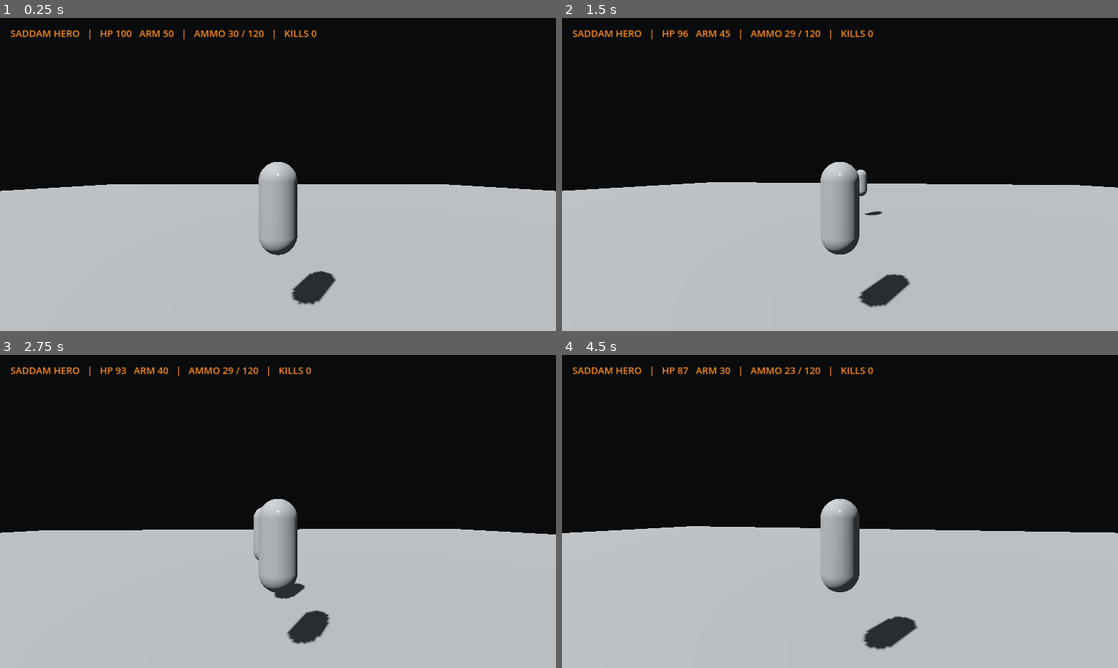
Above: before the commit, frames 1-4 (two rows, left to right).
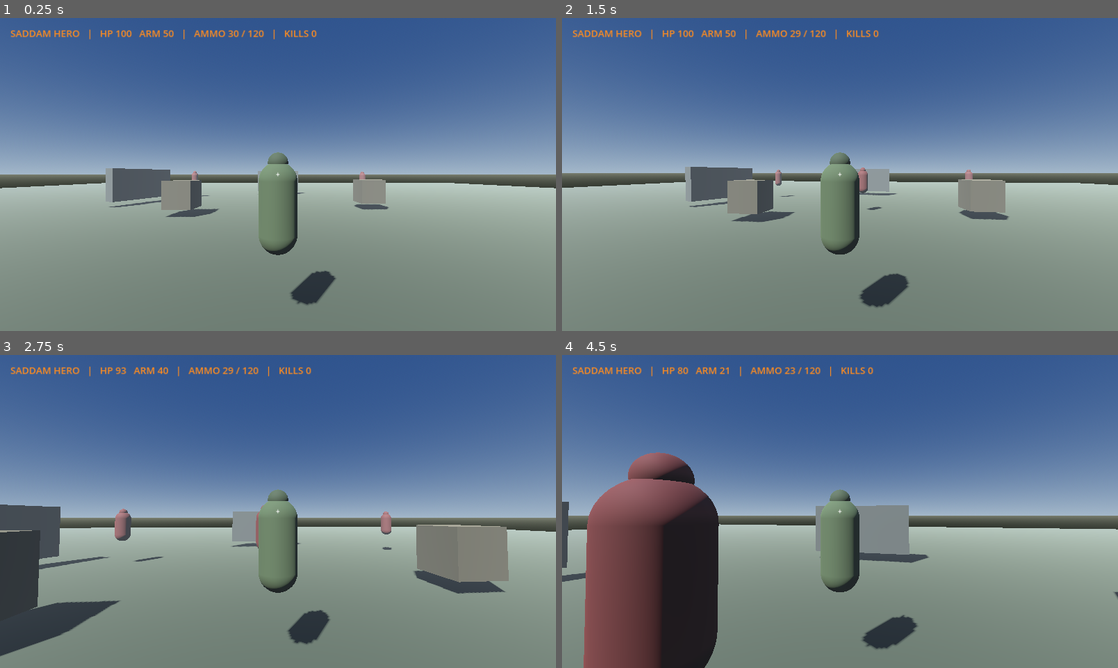
Above: after the commit, the same moments.

Repository: zsdam842-cpu/SADDAM-HERO
Game: Godot game, scene res://scenes/main.tscn
Same seed, same stepped clock (60 frames per second), same inputs: the game is played once before the commit and once after it.
Inputs (mouse positions are in pixels of both pictures, inside the frame that each line leads up to):
- Up to frame 1 (0.25 s): no input
- Up to frame 2 (1.5 s): tap Enter at 0.5 s; move the mouse to (867, 174) at 0.52 s; hold C (crouch) 0.53-1.28 s; hold W (move_forward) from 0.53 s (still down); tap Space (jump) at 0.77 s; move the mouse to (812, 174) at 1.27 s; click (812, 174) at 1.35 s
- Up to frame 3 (2.75 s): keep holding W (move_forward); tap Space (jump) at 1.52 s; move the mouse to (289, 505) at 2.02 s; hold Shift (sprint) from 2.03 s (still down)
- Up to frame 4 (4.5 s): keep holding W (move_forward); move the mouse to (834, 517) at 2.77 s; release Shift (sprint) at 2.78 s; tap C (crouch) at 2.85 s; tap Space (jump) at 3.02, 3.77 s; move the mouse to (878, 514) at 3.52 s; press the mouse at (878, 514) at 3.53 s; move the mouse to (795, 508) at 4.27 s; release the mouse at (795, 508) at 4.28 s; tap Shift (sprint) at 4.35 s

The runs differ from the first frame. In frame 1, 97% of the frame differs, in the area x 0-100%, y 0-100%; in frame 2, 97%; in frame 3, 98%; in frame 4, 97%.

Commit message:
Improve visuals: procedural sky, materials, cover props, weapon model, three enemies

Diff:
--- a/scenes/enemy.tscn
+++ b/scenes/enemy.tscn
@@ -11,6 +11,14 @@
 radius = 0.4
 height = 1.8
 
+[sub_resource type="StandardMaterial3D" id="Mat_enemy"]
+albedo_color = Color(0.42, 0.16, 0.14, 1)
+roughness = 0.8
+
+[sub_resource type="SphereMesh" id="Mesh_enemy_head"]
+radius = 0.21
+height = 0.42
+
 [node name="Enemy" type="CharacterBody3D" groups=["enemies"]]
 script = ExtResource("1")
 
@@ -20,6 +28,12 @@
 [node name="Body" type="MeshInstance3D" parent="."]
 position = Vector3(0, 0.9, 0)
 mesh = SubResource("CapsuleMesh_enemy")
+material_override = SubResource("Mat_enemy")
+
+[node name="Head" type="MeshInstance3D" parent="."]
+position = Vector3(0, 1.78, 0)
+mesh = SubResource("Mesh_enemy_head")
+material_override = SubResource("Mat_enemy")
 
 [node name="Health" type="Node" parent="."]
 script = ExtResource("2")
--- a/scenes/main.tscn
+++ b/scenes/main.tscn
@@ -6,10 +6,34 @@
 [ext_resource type="PackedScene" path="res://scenes/hud.tscn" id="4"]
 
 [sub_resource type="PlaneMesh" id="PlaneMesh_ground"]
-size = Vector2(100, 100)
+size = Vector2(120, 120)
+
+[sub_resource type="StandardMaterial3D" id="Mat_ground"]
+albedo_color = Color(0.26, 0.29, 0.21, 1)
+roughness = 0.95
 
 [sub_resource type="BoxShape3D" id="BoxShape_ground"]
-size = Vector3(100, 1, 100)
+size = Vector3(120, 1, 120)
+
+[sub_resource type="BoxMesh" id="Mesh_crate"]
+size = Vector3(2, 2, 2)
+
+[sub_resource type="StandardMaterial3D" id="Mat_crate"]
+albedo_color = Color(0.33, 0.3, 0.22, 1)
+roughness = 0.9
+
+[sub_resource type="BoxMesh" id="Mesh_wall"]
+size = Vector3(6, 3, 1)
+
+[sub_resource type="StandardMaterial3D" id="Mat_wall"]
+albedo_color = Color(0.3, 0.31, 0.28, 1)
+roughness = 0.85
+
+[sub_resource type="BoxShape3D" id="Shape_crate"]
+size = Vector3(2, 2, 2)
+
+[sub_resource type="BoxShape3D" id="Shape_wall"]
+size = Vector3(6, 3, 1)
 
 [node name="SaddamHero" type="Node3D"]
 script = ExtResource("1")
@@ -26,14 +50,64 @@
 
 [node name="Mesh" type="MeshInstance3D" parent="Ground"]
 mesh = SubResource("PlaneMesh_ground")
+material_override = SubResource("Mat_ground")
 
 [node name="Collision" type="CollisionShape3D" parent="Ground"]
 shape = SubResource("BoxShape_ground")
 
+[node name="Cover" type="Node3D" parent="."]
+
+[node name="Crate1" type="StaticBody3D" parent="Cover"]
+position = Vector3(-7, 1, -2)
+
+[node name="Mesh" type="MeshInstance3D" parent="Cover/Crate1"]
+mesh = SubResource("Mesh_crate")
+material_override = SubResource("Mat_crate")
+
+[node name="Collision" type="CollisionShape3D" parent="Cover/Crate1"]
+shape = SubResource("Shape_crate")
+
+[node name="Crate2" type="StaticBody3D" parent="Cover"]
+position = Vector3(8, 1, -5)
+
+[node name="Mesh" type="MeshInstance3D" parent="Cover/Crate2"]
+mesh = SubResource("Mesh_crate")
+material_override = SubResource("Mat_crate")
+
+[node name="Collision" type="CollisionShape3D" parent="Cover/Crate2"]
+shape = SubResource("Shape_crate")
+
+[node name="Wall1" type="StaticBody3D" parent="Cover"]
+position = Vector3(0, 1.5, -18)
+
+[node name="Mesh" type="MeshInstance3D" parent="Cover/Wall1"]
+mesh = SubResource("Mesh_wall")
+material_override = SubResource("Mat_wall")
+
+[node name="Collision" type="CollisionShape3D" parent="Cover/Wall1"]
+shape = SubResource("Shape_wall")
+
+[node name="Wall2" type="StaticBody3D" parent="Cover"]
+position = Vector3(-14, 1.5, -8)
+rotation = Vector3(0, 1.2, 0)
+
+[node name="Mesh" type="MeshInstance3D" parent="Cover/Wall2"]
+mesh = SubResource("Mesh_wall")
+material_override = SubResource("Mat_wall")
+
+[node name="Collision" type="CollisionShape3D" parent="Cover/Wall2"]
+shape = SubResource("Shape_wall")
+
 [node name="Player" parent="." instance=ExtResource("2")]
-position = Vector3(0, 1, 7)
+position = Vector3(0, 1, 9)
 
 [node name="Enemy" parent="." instance=ExtResource("3")]
-position = Vector3(0, 1, -8)
+position = Vector3(0, 1, -10)
+
+[node name="Enemy2" parent="." instance=ExtResource("3")]
+position = Vector3(-11, 1, -14)
+
+[node name="Enemy3" parent="." instance=ExtResource("3")]
+position = Vector3(12, 1, -16)
 
 [node name="HUD" parent="." instance=ExtResource("4")]
--- a/scenes/player.tscn
+++ b/scenes/player.tscn
@@ -11,6 +11,26 @@
 radius = 0.38
 height = 1.8
 
+[sub_resource type="StandardMaterial3D" id="Mat_body"]
+albedo_color = Color(0.31, 0.37, 0.23, 1)
+roughness = 0.85
+
+[sub_resource type="SphereMesh" id="Mesh_head"]
+radius = 0.2
+height = 0.4
+
+[sub_resource type="StandardMaterial3D" id="Mat_head"]
+albedo_color = Color(0.24, 0.29, 0.18, 1)
+roughness = 0.8
+
+[sub_resource type="BoxMesh" id="Mesh_rifle"]
+size = Vector3(0.07, 0.1, 0.55)
+
+[sub_resource type="StandardMaterial3D" id="Mat_rifle"]
+albedo_color = Color(0.1, 0.1, 0.11, 1)
+metallic = 0.7
+roughness = 0.35
+
 [node name="Player" type="CharacterBody3D" groups=["player"]]
 script = ExtResource("1")
 
@@ -20,6 +40,12 @@
 [node name="Body" type="MeshInstance3D" parent="."]
 position = Vector3(0, 0.9, 0)
 mesh = SubResource("CapsuleMesh_player")
+material_override = SubResource("Mat_body")
+
+[node name="Head" type="MeshInstance3D" parent="."]
+position = Vector3(0, 1.78, 0)
+mesh = SubResource("Mesh_head")
+material_override = SubResource("Mat_head")
 
 [node name="CameraPivot" type="Node3D" parent="."]
 position = Vector3(0, 1.55, 0)
@@ -32,5 +58,10 @@
 current = true
 fov = 75.0
 
+[node name="Rifle" type="MeshInstance3D" parent="."]
+position = Vector3(0.34, 1.18, -0.32)
+mesh = SubResource("Mesh_rifle")
+material_override = SubResource("Mat_rifle")
+
 [node name="Weapon" type="Node3D" parent="."]
 script = ExtResource("2")
--- a/scripts/game_manager.gd
+++ b/scripts/game_manager.gd
@@ -5,14 +5,27 @@
 var mission_name := "OPERATION: FIRST LIGHT"
 
 func _ready() -> void:
-    var env := Environment.new()
-    env.background_mode = Environment.BG_SKY
-    env.ambient_light_source = Environment.AMBIENT_SOURCE_COLOR
-    env.ambient_light_color = Color(0.38, 0.42, 0.46)
-    env.ambient_light_energy = 0.7
-    var world_env := get_node_or_null("WorldEnvironment") as WorldEnvironment
-    if world_env:
-        world_env.environment = env
+	var sky_material := ProceduralSkyMaterial.new()
+	sky_material.sky_top_color = Color(0.18, 0.32, 0.55)
+	sky_material.sky_horizon_color = Color(0.64, 0.72, 0.79)
+	sky_material.ground_horizon_color = Color(0.48, 0.5, 0.44)
+	sky_material.ground_bottom_color = Color(0.12, 0.14, 0.12)
+
+	var sky := Sky.new()
+	sky.sky_material = sky_material
+
+	var env := Environment.new()
+	env.background_mode = Environment.BG_SKY
+	env.sky = sky
+	env.ambient_light_source = Environment.AMBIENT_SOURCE_SKY
+	env.ambient_light_energy = 0.9
+	env.fog_enabled = true
+	env.fog_light_color = Color(0.62, 0.67, 0.72)
+	env.fog_density = 0.01
+
+	var world_env := get_node_or_null("WorldEnvironment") as WorldEnvironment
+	if world_env:
+		world_env.environment = env
 
 func on_enemy_eliminated() -> void:
-    eliminations += 1
+	eliminations += 1
Not shown: 1 places in scenes/enemy.tscn that only renumber resources
Not shown: 1 places in scenes/main.tscn that only renumber resources
Not shown: 1 places in scenes/player.tscn that only renumber resources
